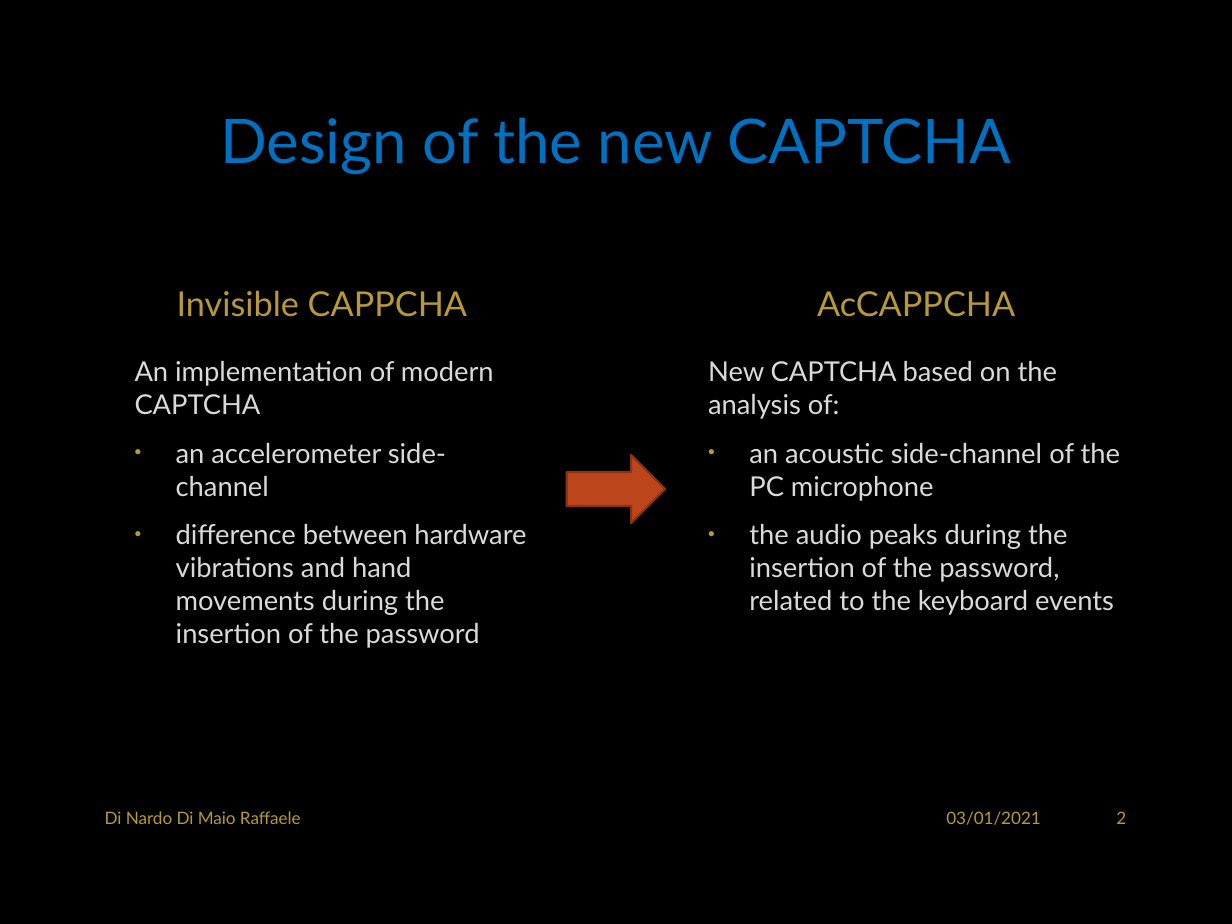
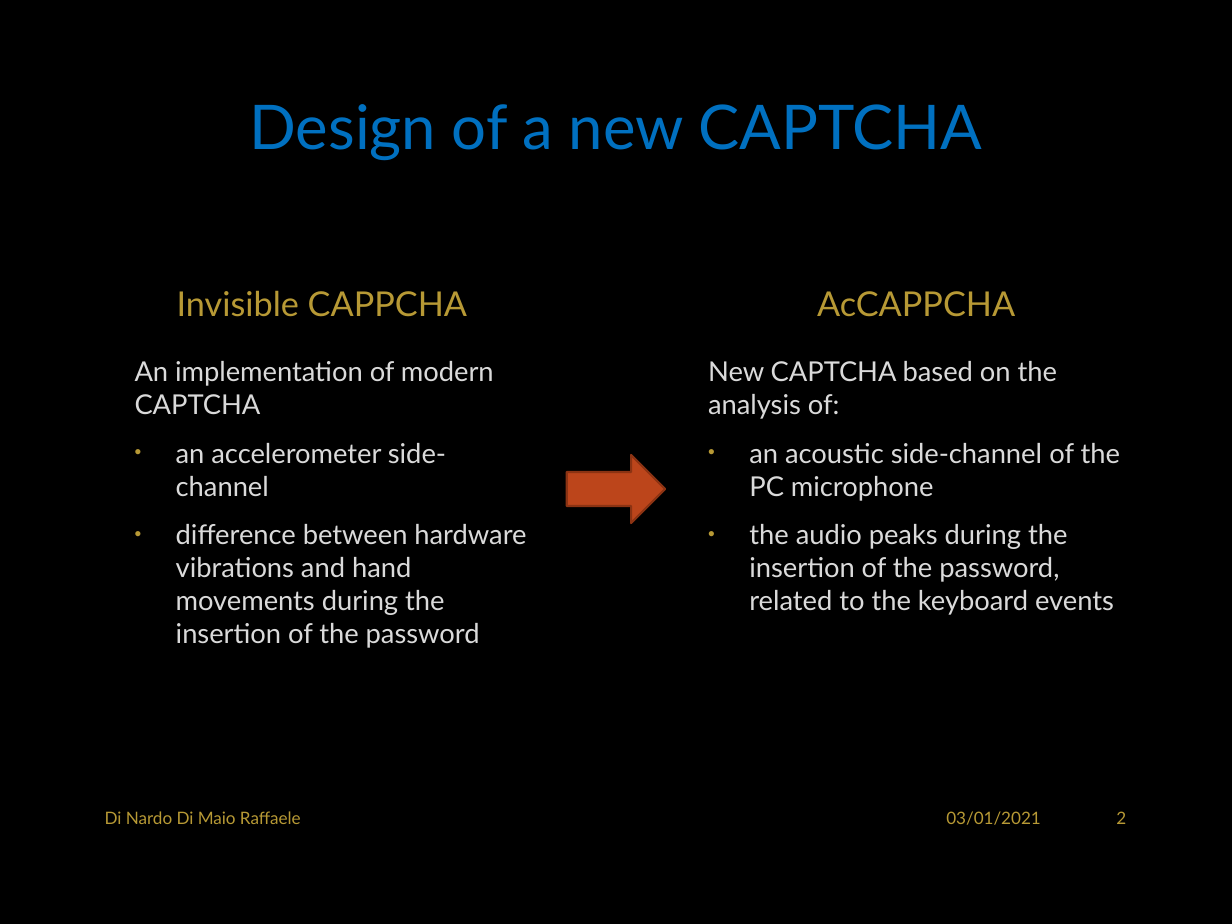
Before and after one commit to RaffaDNDM/AcCAPPCHA, a slide deck: slide 3 of Thesis/AcCAPPCHA.pptx. Drawn at 1232x924 pixels with LibreOffice and Linux fonts; fonts in the diff are those of the drawing; background and template pictures are left out. Boxes give left, top, right and bottom in pixels: in the first picture for what was removed or moved away, otherwise in the second. Text is boxed around its words. In the diff, an @@ line names an element or a change of style, - is before the commit and + after.

```diff
--- a/Thesis/AcCAPPCHA.pptx
+++ b/Thesis/AcCAPPCHA.pptx
@@ title at (x1=249, y1=104, x2=982, y2=161): text changed @@
-Design of the new CAPTCHA
+Design of a new CAPTCHA
```
Also in this commit, not shown: 2 other slides changed.
